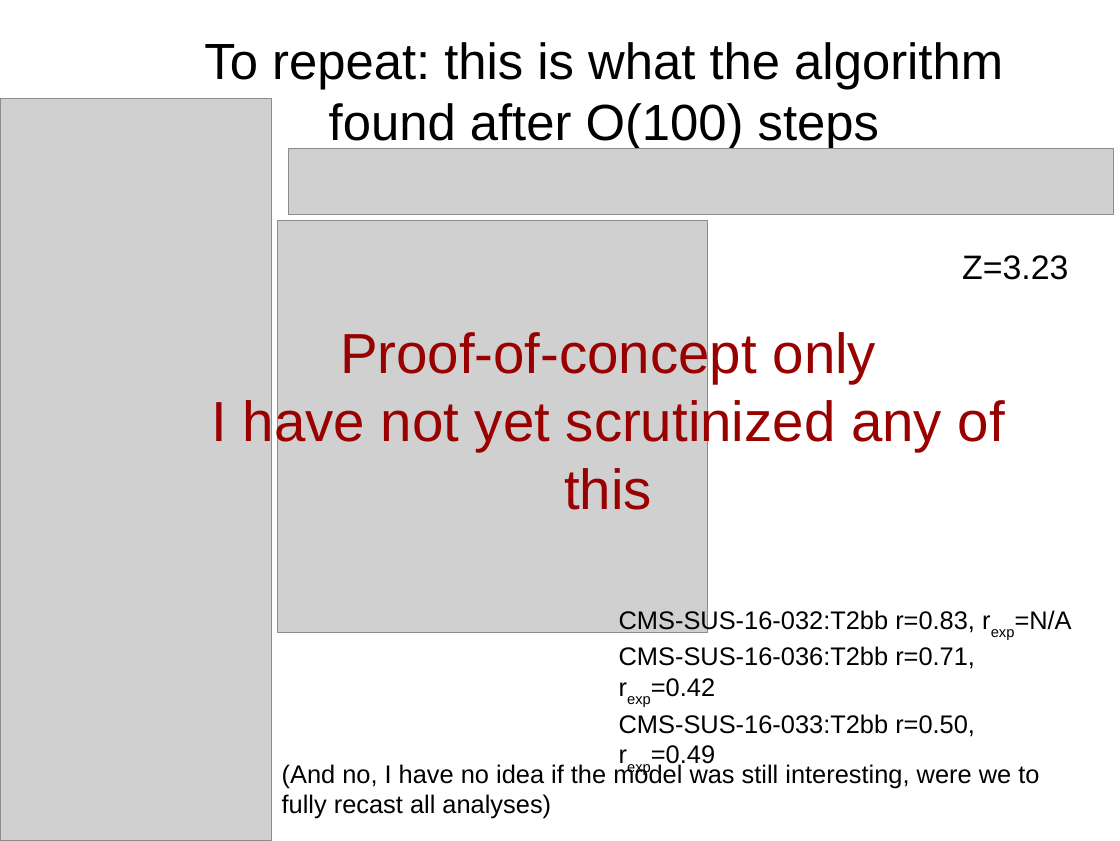
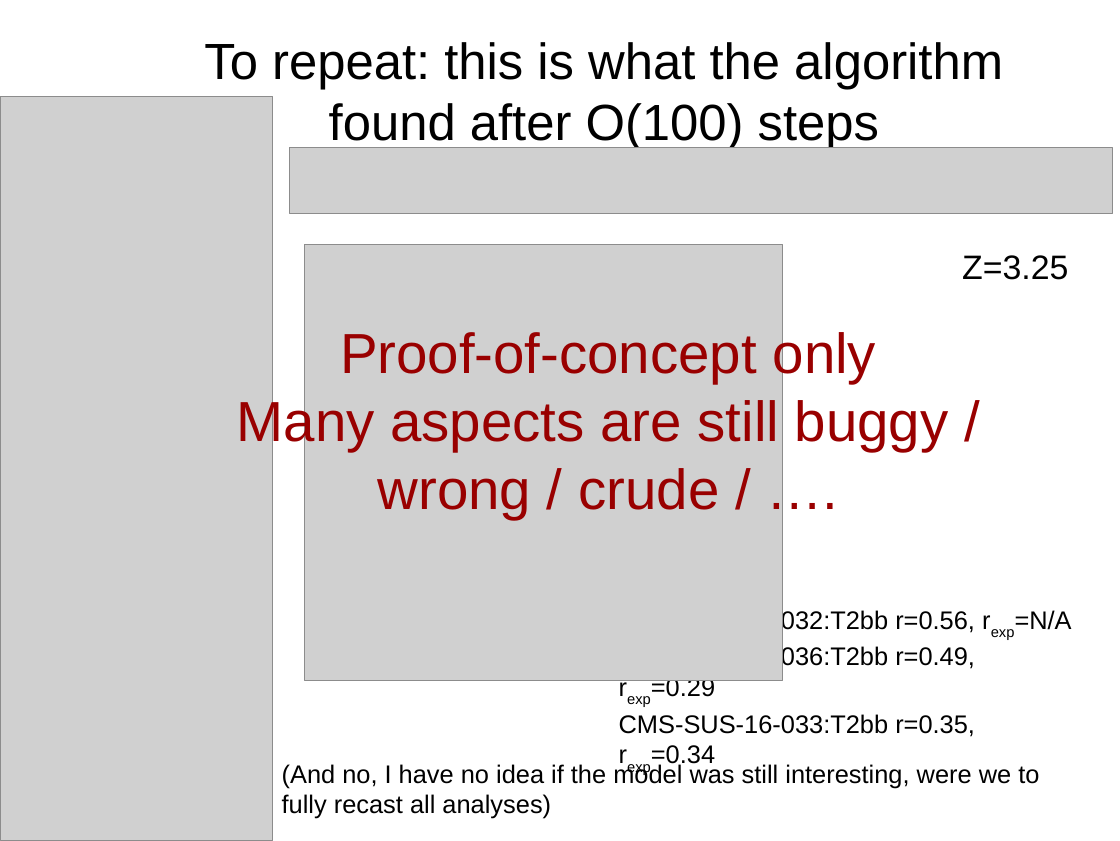
Before and after one commit to SModelS/smodels-utils, a slide deck: slide 17 of combinations/amb.odp. Drawn at 1120x841 pixels with LibreOffice and Linux fonts; fonts in the diff are those of the drawing; grey boxes stand for pictures. Boxes give left, top, right and bottom in pixels: in the first picture for what was removed or moved away, otherwise in the second. Text is boxed around its words. In the diff, an @@ line names an element or a change of style, - is before the commit and + after.

```diff
--- a/combinations/amb.odp
+++ b/combinations/amb.odp
@@ picture resized from (x1=277, y1=221, x2=707, y2=633) to (x1=305, y1=244, x2=783, y2=680) @@
@@ text at (x1=962, y1=255, x2=1068, y2=280): text changed @@
-Z=3.23
+Z=3.25
@@ text at (x1=237, y1=329, x2=949, y2=519): text changed @@
-Proof-of-concept only
-I have not yet scrutinized any of this
+Proof-of-concept only
+Many aspects are still buggy / wrong / crude / ….
@@ text at (x1=619, y1=608, x2=1072, y2=769): text changed @@
-CMS-SUS-16-032:T2bb r=0.83, rexp=N/A
-CMS-SUS-16-036:T2bb r=0.71, rexp=0.42
-CMS-SUS-16-033:T2bb r=0.50, rexp=0.49
+CMS-SUS-16-032:T2bb r=0.56, rexp=N/A
+CMS-SUS-16-036:T2bb r=0.49, rexp=0.29
+CMS-SUS-16-033:T2bb r=0.35, rexp=0.34
```
Also in this commit, not shown: 4 other slides changed, 3 other files.
